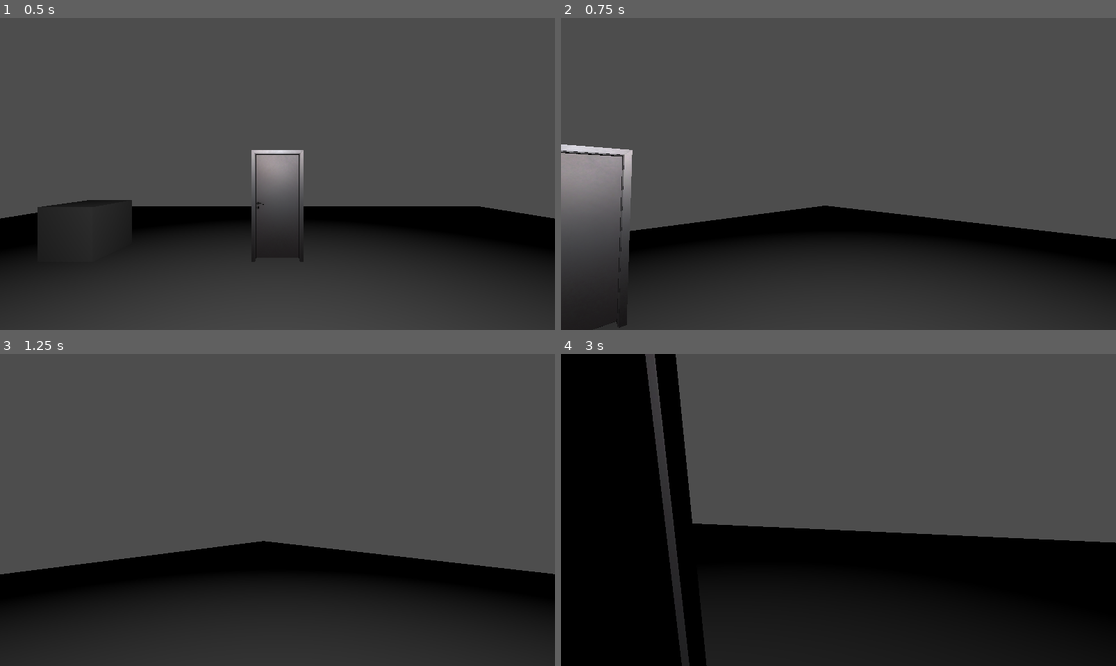
Above: before the commit, frames 1-4 (two rows, left to right).
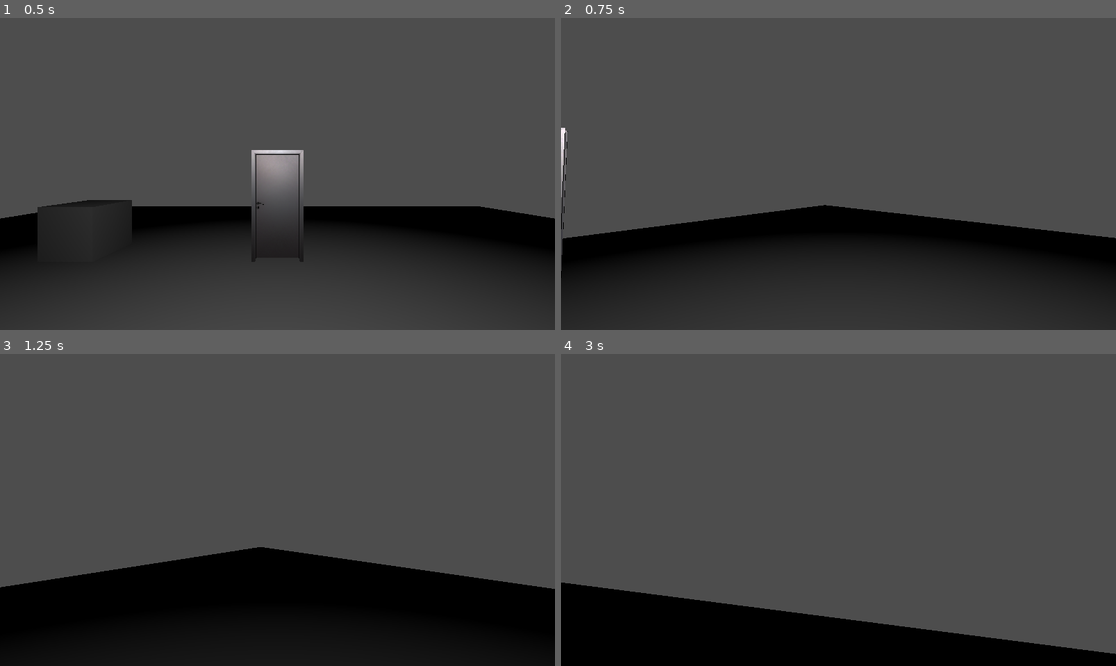
Above: after the commit, the same moments.

Repository: EnderiteFox/backloop
Game: Godot game, scene res://test/player_test.tscn
Two runs of this game, one before a commit and one after it. Both use one fixed random seed, a clock stepped at 60 frames per second and the inputs below.
Inputs (mouse positions are in pixels of both pictures, inside the frame that each line leads up to):
- Up to frame 1 (0.5 s): no input
- Up to frame 2 (0.75 s): tap Enter at 0.5 s; move the mouse to (866, 174) at 0.52 s; hold W (move_forward) from 0.53 s (still down); hold Shift (sprint, bound only after the commit) from 0.53 s (still down)
- Up to frame 3 (1.25 s): keep holding W (move_forward); keep holding Shift (sprint, bound only after the commit)
- Up to frame 4 (3 s): keep holding W (move_forward); move the mouse to (810, 510) at 1.27 s; release Shift (sprint, bound only after the commit) at 1.28 s; tap E (interact) at 1.35 s; tap Shift (sprint, bound only after the commit) at 1.55, 2.85 s; move the mouse to (849, 503) at 2.02 s; hold Shift (sprint, bound only after the commit) 2.03-2.78 s; move the mouse to (832, 516) at 2.77 s

Frame 1 is identical in both runs. In frame 2, 4.5% of the frame differs, in the area x 0-100%, y 35-100%; in frame 3, 23%; in frame 4, 45%, in the area x 0-100%, y 0-100%.

Commit message:
added exhaustion mechanics
you know what i added dumbass

Diff:
--- a/project.godot
+++ b/project.godot
@@ -26,6 +26,10 @@
 window/size/viewport_height=1080
 window/size/mode=2
 
+[dotnet]
+
+project/assembly_name="Backloop"
+
 [input]
 
 move_left={
@@ -53,6 +57,11 @@
 "events": [Object(InputEventKey,"resource_local_to_scene":false,"resource_name":"","device":-1,"window_id":0,"alt_press …(192 unchanged characters)…
 ]
 }
+sprint={
+"deadzone": 0.5,
+"events": [Object(InputEventKey,"resource_local_to_scene":false,"resource_name":"","device":-1,"window_id":0,"alt_pressed":false,"shift_pressed":false,"ctrl_pressed":false,"meta_pressed":false,"pressed":false,"keycode":0,"physical_keycode":4194325,"key_label":0,"unicode":0,"location":0,"echo":false,"script":null)
+]
+}
 
 [layer_names]
 
--- /dev/null
+++ b/scene/watcher.tscn
@@ -0,0 +1,12 @@
+[gd_scene format=3 uid="uid://db2yl1bnapwdi"]
+
+[node name="watcher" type="CharacterBody3D"]
+
+[node name="Node3D" type="Node3D" parent="."]
+
+[node name="MeshInstance3D" type="MeshInstance3D" parent="Node3D"]
+
+[node name="CollisionShape3D" type="CollisionShape3D" parent="."]
+
+[node name="RayCastWatcher" type="RayCast3D" parent="."]
+unique_name_in_owner = true
--- a/script/player/player.gd
+++ b/script/player/player.gd
@@ -2,6 +2,7 @@
 class_name Player
 
 const SPEED = 2.0
+const SPRINTSPEED = 5
 const SENSIBILITY: float = 0.008
 
 const VIEW_BOBBLE_AMOUNT: float = 0.08
@@ -9,6 +10,11 @@
 var view_bobble_progress: float = 0.0
 
 const INTERACTION_RANGE: float = 2.0
+
+const STAMINA_DRAIN = 30
+const STAMINA_GAIN = 30
+var exhaustion = 0
+var stamina: float = 100.0
 
 @onready var camera: Camera3D = %PlayerCamera
 @onready var camPivot: Node3D = %CamPivot
@@ -27,17 +33,27 @@
 	var input_dir := Input.get_vector("move_left", "move_right", "move_forward", "move_backward")
 	var direction := (transform.basis * Vector3(input_dir.x, 0, input_dir.y)).normalized()
 	if direction:
-		velocity.x = direction.x * SPEED
-		velocity.z = direction.z * SPEED
+		velocity.x = direction.x * get_speed()
+		velocity.z = direction.z * get_speed()
 	else:
-		velocity.x = move_toward(velocity.x, 0, SPEED)
-		velocity.z = move_toward(velocity.z, 0, SPEED)
+		velocity.x = move_toward(velocity.x, 0, get_speed())
+		velocity.z = move_toward(velocity.z, 0, get_speed())
 
 	# View bobble
 	if velocity.x != 0 || velocity.z != 0:
-		view_bobble_progress += delta * VIEW_BOBBLE_SPEED * SPEED
+		view_bobble_progress += delta * VIEW_BOBBLE_SPEED * get_speed()
 
 	%PlayerCamera.position.y = sin(view_bobble_progress) * VIEW_BOBBLE_AMOUNT
+
+	if Input.is_action_pressed("sprint"):
+		if stamina > 0:
+			stamina -= STAMINA_DRAIN * delta
+		else:
+			exhaustion = 5
+	else:
+		stamina += STAMINA_GAIN * delta
+		if exhaustion != 0:
+			exhaustion -= delta
 
 	move_and_slide()
 
@@ -62,3 +78,8 @@
 	if collisionObject is not Interactable:
 		return
 	collisionObject.interacted.emit()
+
+func get_speed():
+	if Input.is_action_pressed("sprint") and stamina >= 0 and exhaustion == 0:
+		return SPRINTSPEED
+	return SPEED
